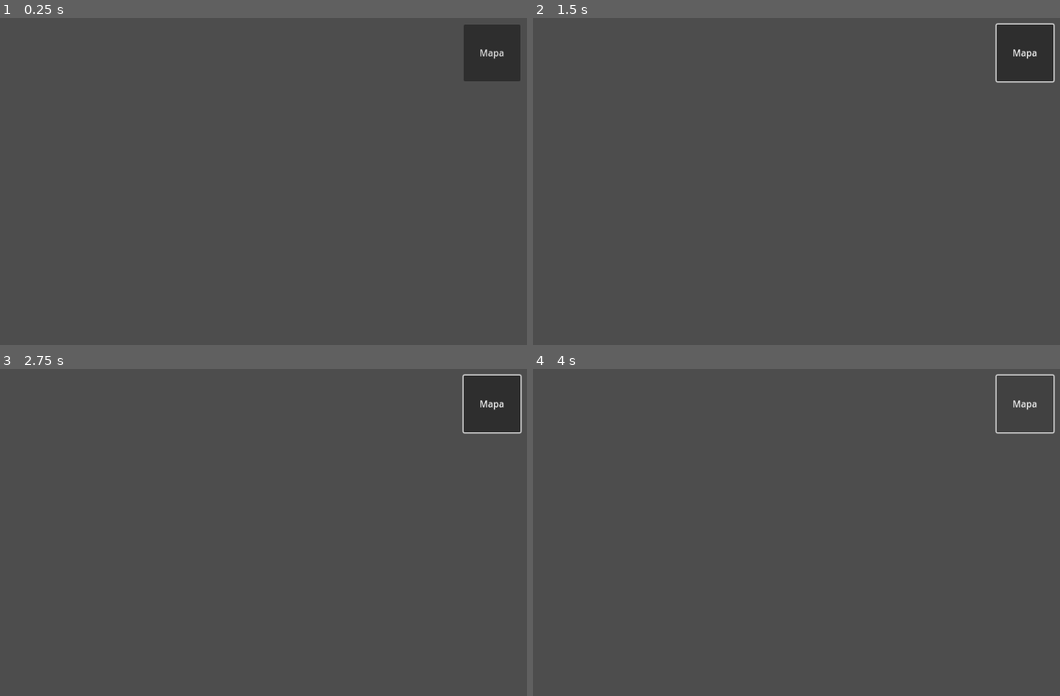
Above: before the commit, frames 1-4 (two rows, left to right).
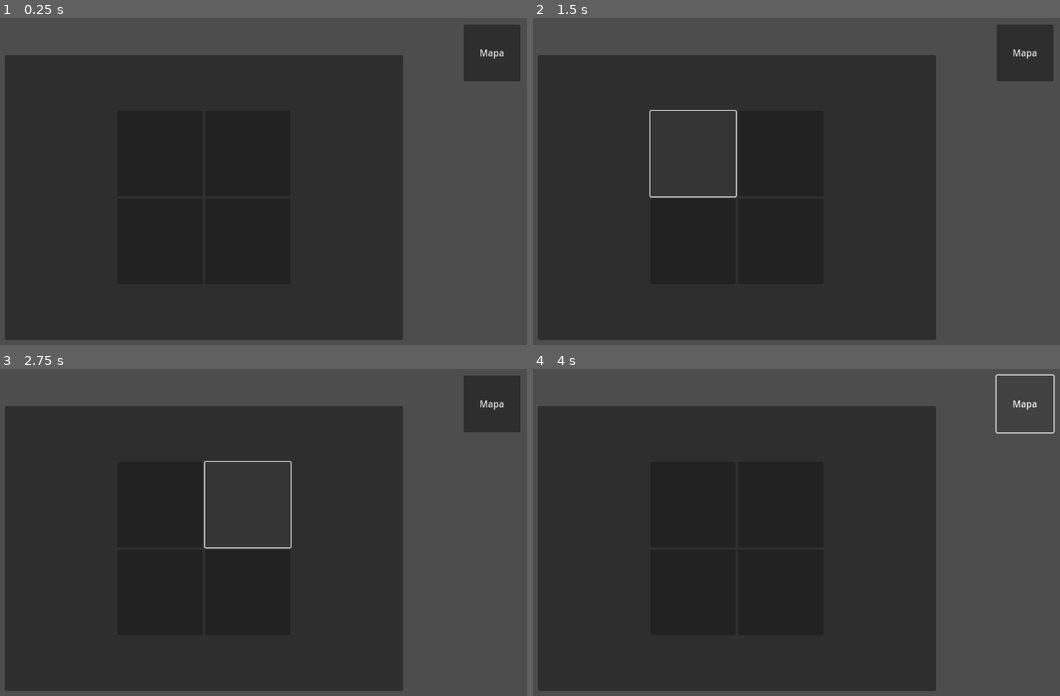
Above: after the commit, the same moments.

Repository: LordPapin/P_M_y_M
Game: Godot game, scene res://boton_escenarios.tscn
Same seed, same stepped clock (60 frames per second), same inputs: the game is played once before the commit and once after it. The project has no main scene, so this scene is started directly.
Inputs (mouse positions are in pixels of both pictures, inside the frame that each line leads up to):
- Up to frame 1 (0.25 s): no input
- Up to frame 2 (1.5 s): click "Mapa" at 0.5 s; click (691, 152) at 1.27 s
- Up to frame 3 (2.75 s): click (247, 503) at 2.02 s
- Up to frame 4 (4 s): click (691, 591) at 2.77 s; click "Mapa" at 3.5 s

The runs differ from the first frame. In frame 1, 66% of the frame differs, in the area x 0-77%, y 11-99%; in frame 2, 62%; in frame 3, 62%; in frame 4, 66%.

Commit message:
Jerarquía de escenas
Diseñé el panel de menú, que al abrirse (en breves lo programo) mostrará 4 botones en el centro de la pantalla. Utilicé modificaciones de tamaño customs, márgenes, hboxes y vboxes para la organización visual.

Diff:
--- a/p-m-y-m/boton_escenarios.tscn
+++ b/p-m-y-m/boton_escenarios.tscn
@@ -26,3 +26,52 @@
 size_flags_horizontal = 8
 size_flags_vertical = 0
 text = "Mapa"
+
+[node name="menu" type="Panel" parent="MarginContainer"]
+custom_minimum_size = Vector2(700, 500)
+layout_mode = 2
+size_flags_horizontal = 4
+size_flags_vertical = 4
+
+[node name="MarginContainer" type="MarginContainer" parent="MarginContainer/menu"]
+layout_mode = 1
+anchors_preset = 15
+anchor_right = 1.0
+anchor_bottom = 1.0
+grow_horizontal = 2
+grow_vertical = 2
+theme_override_constants/margin_left = 20
+theme_override_constants/margin_top = 20
+theme_override_constants/margin_right = 20
+theme_override_constants/margin_bottom = 20
+
+[node name="VBoxContainer" type="VBoxContainer" parent="MarginContainer/menu/MarginContainer"]
+layout_mode = 2
+size_flags_horizontal = 4
+size_flags_vertical = 4
+
+[node name="HBoxContainer" type="HBoxContainer" parent="MarginContainer/menu/MarginContainer/VBoxContainer"]
+layout_mode = 2
+size_flags_horizontal = 4
+
+[node name="escenario1" type="Button" parent="MarginContainer/menu/MarginContainer/VBoxContainer/HBoxContainer"]
+custom_minimum_size = Vector2(150, 150)
+layout_mode = 2
+
+[node name="escenario2" type="Button" parent="MarginContainer/menu/MarginContainer/VBoxContainer/HBoxContainer"]
+custom_minimum_size = Vector2(150, 150)
+layout_mode = 2
+size_flags_vertical = 4
+
+[node name="HBoxContainer2" type="HBoxContainer" parent="MarginContainer/menu/MarginContainer/VBoxContainer"]
+layout_mode = 2
+size_flags_horizontal = 4
+
+[node name="escenario3" type="Button" parent="MarginContainer/menu/MarginContainer/VBoxContainer/HBoxContainer2"]
+custom_minimum_size = Vector2(150, 150)
+layout_mode = 2
+size_flags_vertical = 4
+
+[node name="salir" type="Button" parent="MarginContainer/menu/MarginContainer/VBoxContainer/HBoxContainer2"]
+custom_minimum_size = Vector2(150, 150)
+layout_mode = 2
